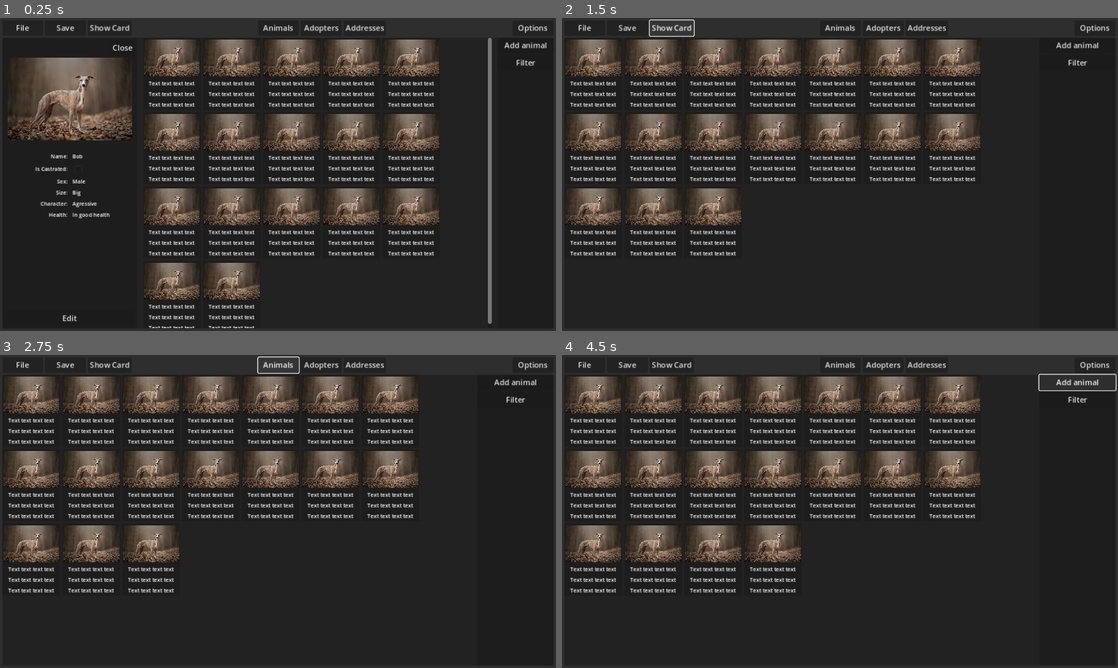
Above: before the commit, frames 1-4 (two rows, left to right).
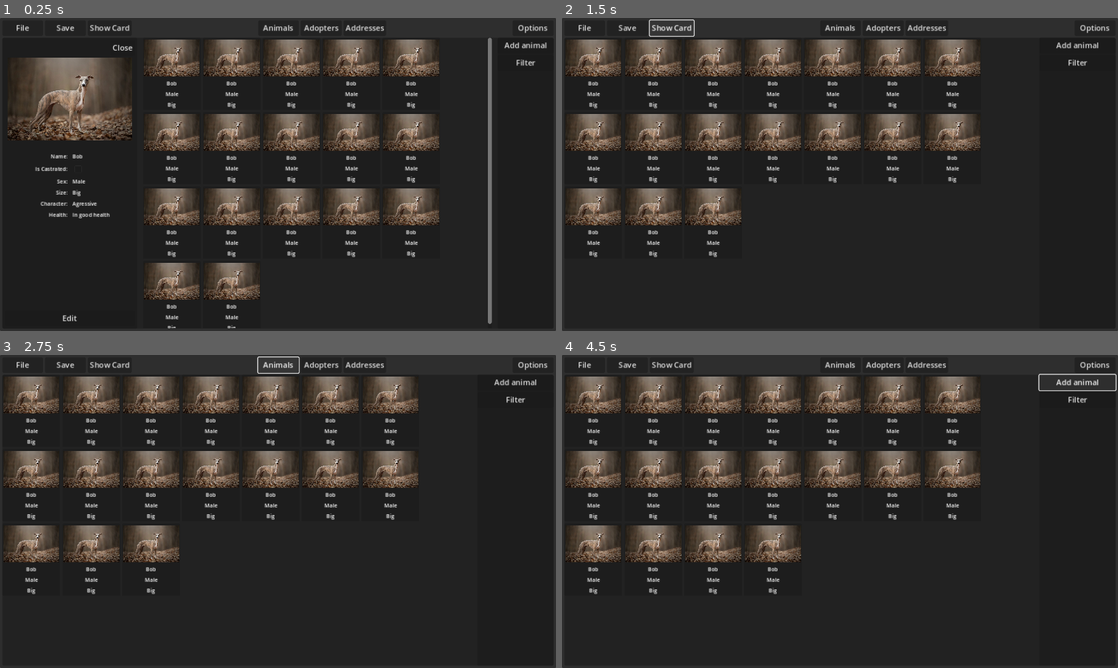
Above: after the commit, the same moments.

Repository: zMenta/GoSilas
Game: Godot game, scene res://scenes/main.tscn
Two runs of this game, one before a commit and one after it. Both use one fixed random seed, a clock stepped at 60 frames per second and the inputs below.
Inputs:
- Up to frame 1 (0.25 s): no input
- Up to frame 2 (1.5 s): click "File" at 0.5 s; click "Show Card" at 1.25 s
- Up to frame 3 (2.75 s): click "Animals" at 2 s
- Up to frame 4 (4.5 s): click "Adopters" at 2.75 s; click "Addresses" at 3.5 s; click "Add animal" at 4.25 s

The runs differ from the first frame. In frame 1, 4.0% of the frame differs, in the area x 26-79%, y 20-100%; in frame 2, 4.1%; in frame 3, 4.1%; in frame 4, 4.3%, in the area x 1-75%, y 20-77%.

Commit message:
created card script, card consuming data resource

Diff:
--- a/scenes/card.tscn
+++ b/scenes/card.tscn
@@ -1,12 +1,16 @@
-[gd_scene load_steps=2 format=3 uid="uid://dk2ebyjp53c1"]
+[gd_scene load_steps=4 format=3 uid="uid://dk2ebyjp53c1"]
 
 [ext_resource type="Texture2D" uid="uid://c70kgdtiq3sru" path="res://test_data/dog.jpg" id="1_8s0ig"]
+[ext_resource type="Script" path="res://scripts/card.gd" id="1_du6u7"]
+[ext_resource type="Resource" uid="uid://c124npf5gltp1" path="res://test_data/animal1.tres" id="2_b26m1"]
 
 [node name="card" type="PanelContainer"]
 clip_contents = true
 custom_minimum_size = Vector2(120, 150)
 offset_right = 45.0
 offset_bottom = 109.0
+script = ExtResource("1_du6u7")
+data = ExtResource("2_b26m1")
 
 [node name="MarginContainer" type="MarginContainer" parent="."]
 layout_mode = 2
@@ -27,23 +31,26 @@
 expand_mode = 1
 stretch_mode = 5
 
-[node name="Label" type="Label" parent="MarginContainer/VBoxContainer"]
+[node name="NameLabel" type="Label" parent="MarginContainer/VBoxContainer"]
+unique_name_in_owner = true
 layout_mode = 2
 theme_override_font_sizes/font_size = 11
-text = "Text text text text"
+text = "Name"
 horizontal_alignment = 1
 clip_text = true
 
-[node name="Label2" type="Label" parent="MarginContainer/VBoxContainer"]
+[node name="SexLabel" type="Label" parent="MarginContainer/VBoxContainer"]
+unique_name_in_owner = true
 layout_mode = 2
 theme_override_font_sizes/font_size = 11
-text = "Text text text text"
+text = "Sex"
 horizontal_alignment = 1
 clip_text = true
 
-[node name="Label3" type="Label" parent="MarginContainer/VBoxContainer"]
+[node name="SizeLabel" type="Label" parent="MarginContainer/VBoxContainer"]
+unique_name_in_owner = true
 layout_mode = 2
 theme_override_font_sizes/font_size = 11
-text = "Text text text text"
+text = "Size"
 horizontal_alignment = 1
 clip_text = true
--- /dev/null
+++ b/scripts/card.gd
@@ -0,0 +1,22 @@
+extends PanelContainer
+
+@onready var name_label : Label = %NameLabel
+@onready var sex_label : Label = %SexLabel
+@onready var size_label: Label = %SizeLabel
+
+@export var data: Animal :
+	set(new_data):
+		data = new_data
+		if data != null:
+			_set_values.call_deferred()
+
+func _set_values() -> void:
+	name_label.text = data.name
+	match data.Sex:
+		0: sex_label.text = "Male"
+		1: sex_label.text = "Female"
+	match data.Size:
+		0: size_label.text = "Small"
+		1: size_label.text = "Medium"
+		2: size_label.text = "Big"
+		3: size_label.text = "Extra Big"
